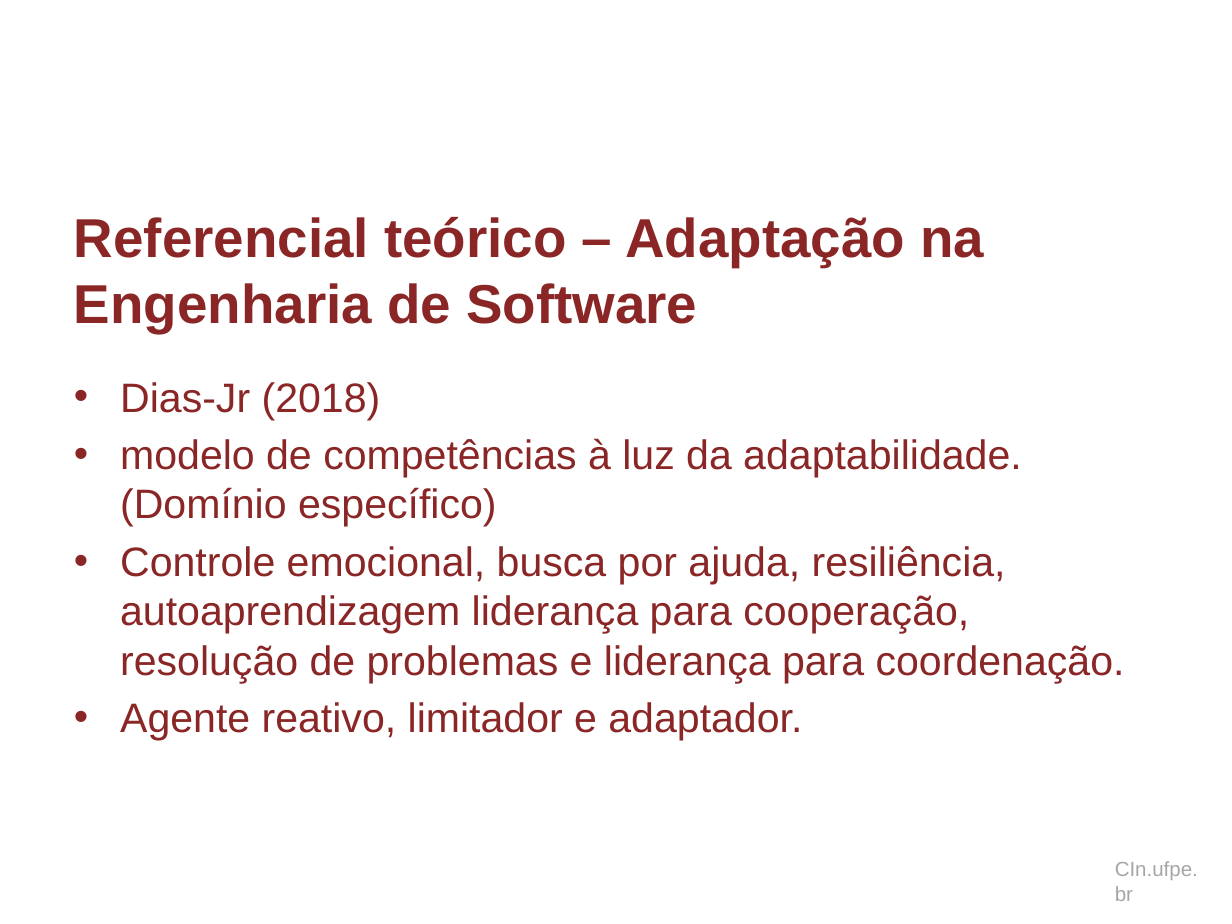
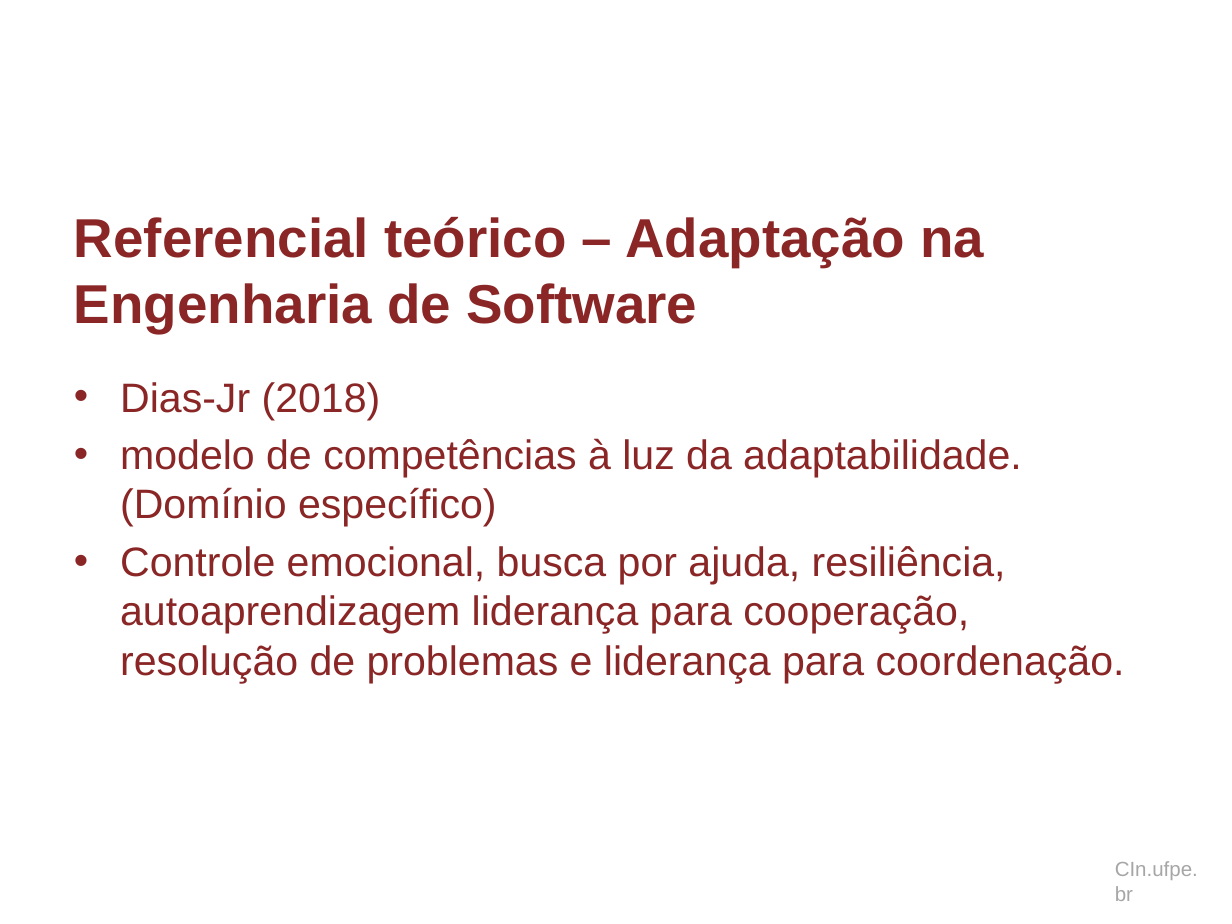
Before and after one commit to dan1lo/doutoradoR, a slide deck: slide 29 of apresentacao doutorado.pptx. Drawn at 1232x924 pixels with LibreOffice and Linux fonts; fonts in the diff are those of the drawing; background and template pictures are left out. Boxes give left, top, right and bottom in pixels: in the first picture for what was removed or moved away, otherwise in the second. Text is boxed around its words. In the diff, an @@ line names an element or a change of style, - is before the commit and + after.

```diff
--- a/apresentacao doutorado.pptx
+++ b/apresentacao doutorado.pptx
@@ text at (x1=120, y1=702, x2=802, y2=740): paragraph removed @@
-• Agente reativo, limitador e adaptador.
```
Also in this commit, not shown: 9 other slides changed, 7 slides added.
